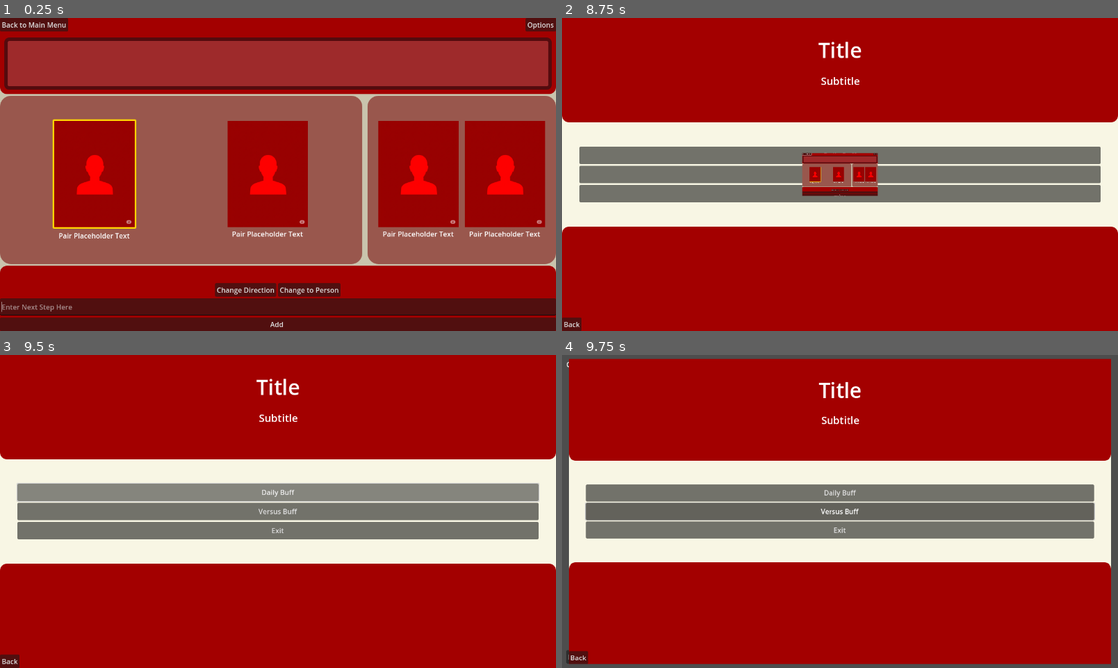
Above: before the commit, frames 1-4 (two rows, left to right).
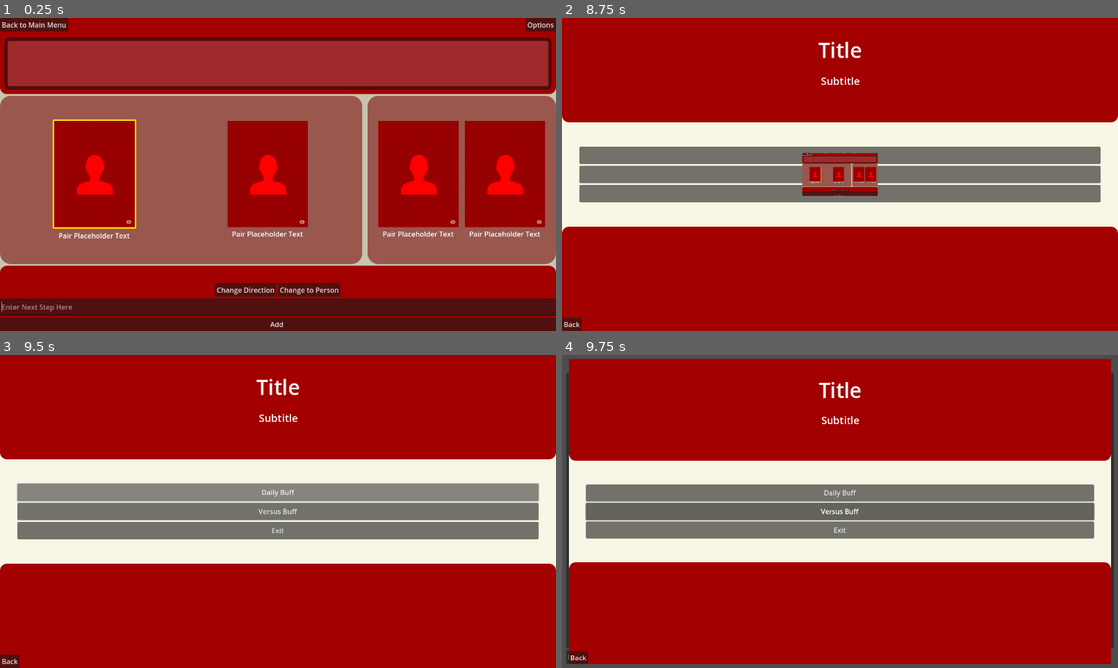
Above: after the commit, the same moments.

Repository: PlanetAriumGameStudio/movie-bluff-gameapp
Game: Godot game, scene res://scenes/game_scenes/daily_buff.tscn
Same seed, same stepped clock (60 frames per second), same inputs: the game is played once before the commit and once after it. This scene is started directly instead of the project's main scene.
Inputs (mouse positions are in pixels of both pictures, inside the frame that each line leads up to):
- Up to frame 1 (0.25 s): no input
- Up to frame 2 (8.75 s): click (840, 305) at 0.52 s; type "12" at 0.6 s; click "Change Direction" at 1.25 s; click "Change to Person" at 2 s; click "Add" at 2.75 s; click "Change Direction" at 3.5 s; click "Change to Person" at 4.25 s; click "Add" at 5 s; click "Change Direction" at 5.75 s; click "Change to Person" at 6.5 s; click "Add" at 7.25 s; click "Back to Main Menu" at 8 s
- Up to frame 3 (9.5 s): click "Daily Buff" at 8.75 s
- Up to frame 4 (9.75 s): click "Versus Buff" at 9.5 s

Frames 1-3 are identical in both runs. In frame 4, 0.9% of the frame differs, in the area x 0-100%, y 2-94%.
Error before the commit: Invalid access of index '0' on a base object of type: 'Array[Pairing]'. (res://scripts/game_scenes/daily_path.gd:59)
Error after the commit: Invalid access of index '0' on a base object of type: 'Array[Pairing]'. (res://scripts/game_scenes/daily_path.gd:57)

Commit message:
feat: add game lists for competitive play, hook up to placeholder for actual games

Diff:
--- a/scenes/game_scenes/bluff_client.tscn
+++ /dev/null
@@ -1,59 +0,0 @@
-[gd_scene load_steps=2 format=3 uid="uid://b5y6fyx7377tx"]
-
-[sub_resource type="GDScript" id="GDScript_me8vo"]
-script/source = "extends Node
-
-static var instance: BluffClient
-
-var http_request:HTTPRequest
-
-const SERVER_BASE_URL = \"http://127.0.0.1:8080\"
-
-func _ready():
-	# This ensures we have a single, globally accessible instance.
-	if instance != null:
-		queue_free() # The singleton is already instanced, so destroy this new one.
-		return
-	instance = self
-
-	# Create and add the HTTPRequest node as a child.
-	# This ensures it's part of the scene tree and can process requests,
-	# resolving the \"Node not found\" error for our AutoLoad singleton.
-	http_request = HTTPRequest.new()
-	add_child(http_request)
-
-	# Connect to the login signals from our LoginManager singleton to fetch config on login.
-	LoginManager.login_succeeded.connect(fetch_config)
-	LoginManager.google_login_succeeded.connect(fetch_config)
-
-# This function will be our new way to make all authenticated API calls.
-func make_request(endpoint: String, method: int = HTTPClient.METHOD_GET, body: String = \"\"):
-	if not LoginManager.is_logged_in():
-		printerr(\"BluffClient: Cannot make request, user is not logged in.\")
-		return
-
-	# Get the standard \"Authorization: Bearer <token>\" header from our login manager.
-	var headers = LoginManager.get_auth_header()
-	headers.append(\"X-API-Key: %s\" % Globals.API_SECRET_KEY)
-	# Add Content-Type for requests that have a body.
-	if method == HTTPClient.METHOD_POST or method == HTTPClient.METHOD_PUT:
-		headers.append(\"Content-Type: application/json\")
-
-	var url = SERVER_BASE_URL + endpoint
-	# The HTTPRequest node must be connected to a callback to handle the response.
-	# We will do this in the functions that call `make_request`.
-	http_request.request(url, headers, method, body)
-
-func fetch_config(_token = \"\"): # The token from the signal isn't needed here, but we accept it.
-	http_request.request_completed.connect(_on_config_received, CONNECT_ONE_SHOT)
-	make_request(\"/api/config\") # IMPORTANT: Change this to your actual config endpoint!
-
-func _on_config_received(result, response_code, headers, body):
-	var json = JSON.parse_string(body.get_string_from_utf8())
-	Globals.set_movie_poster_sizes(json[\"images\"][\"poster_sizes\"])
-	Globals.set_person_profile_sizes(json[\"images\"][\"profile_sizes\"])
-	Globals.set_image_base_url(json[\"images\"][\"base_url\"])
-"
-
-[node name="BluffClient" type="Node"]
-script = SubResource("GDScript_me8vo")
--- a/scenes/game_scenes/competitive_bluff.tscn
+++ b/scenes/game_scenes/competitive_bluff.tscn
@@ -1,6 +1,8 @@
 [gd_scene load_steps=2 format=3 uid="uid://dy15byoe1kkoh"]
 
-[ext_resource type="Script" path="res://scripts/game_scenes/competitive_bluff.gd" id="1_0o6kb"]
+[ext_resource type="Script" uid="uid://bn41qgiysoxa3" path="res://scripts/game_scenes/competitive_bluff.gd" id="1_0o6kb"]
 
-[node name="CompetitiveBluff" type="Node2D"]
+[node name="CompetitiveBluff" type="Control"]
+layout_mode = 3
+anchors_preset = 0
 script = ExtResource("1_0o6kb")
--- a/scenes/game_scenes/competitive_game_list.tscn
+++ b/scenes/game_scenes/competitive_game_list.tscn
@@ -26,18 +26,33 @@
 [node name="MainVBox" type="VBoxContainer" parent="MarginContainer"]
 layout_mode = 2
 
-[node name="Header" type="HBoxContainer" parent="MarginContainer/MainVBox"]
+[node name="TabContainer" type="TabContainer" parent="MarginContainer/MainVBox"]
 layout_mode = 2
+size_flags_vertical = 3
+current_tab = 0
 
-[node name="TitleLabel" type="Label" parent="MarginContainer/MainVBox/Header"]
+[node name="Active" type="VBoxContainer" parent="MarginContainer/MainVBox/TabContainer"]
 layout_mode = 2
-text = "Competitive Games"
+metadata/_tab_index = 0
 
-[node name="GameListScrollContainer" type="ScrollContainer" parent="MarginContainer/MainVBox"]
+[node name="ActiveGameListScrollContainer" type="ScrollContainer" parent="MarginContainer/MainVBox/TabContainer/Active"]
 layout_mode = 2
 size_flags_vertical = 3
 
-[node name="GameListVBox" type="VBoxContainer" parent="MarginContainer/MainVBox/GameListScrollContainer"]
+[node name="ActiveGamesList" type="VBoxContainer" parent="MarginContainer/MainVBox/TabContainer/Active/ActiveGameListScrollContainer"]
+unique_name_in_owner = true
+layout_mode = 2
+
+[node name="Completed" type="VBoxContainer" parent="MarginContainer/MainVBox/TabContainer"]
+visible = false
+layout_mode = 2
+metadata/_tab_index = 1
+
+[node name="CompletedGameListScrollContainer" type="ScrollContainer" parent="MarginContainer/MainVBox/TabContainer/Completed"]
+layout_mode = 2
+size_flags_vertical = 3
+
+[node name="CompletedGamesList" type="VBoxContainer" parent="MarginContainer/MainVBox/TabContainer/Completed/CompletedGameListScrollContainer"]
 unique_name_in_owner = true
 layout_mode = 2
 
@@ -51,3 +66,6 @@
 [node name="NewGameButton" type="Button" parent="MarginContainer/MainVBox/Footer"]
 layout_mode = 2
 text = "New Game"
+
+[connection signal="pressed" from="MarginContainer/MainVBox/Footer/BackButton" to="." method="_on_back_button_pressed"]
+[connection signal="pressed" from="MarginContainer/MainVBox/Footer/NewGameButton" to="." method="_on_new_game_button_pressed"]
--- a/scripts/game_scenes/competitive_game_list.gd
+++ b/scripts/game_scenes/competitive_game_list.gd
@@ -1,63 +1,83 @@
 extends Control
 
-# This script will manage the list of ongoing competitive games for the player.
+# This script will manage the list of ongoing and completed competitive games.
 
 const GameListEntry = preload("res://scenes/game_scenes/game_list_entry.tscn")
-@onready var game_list_vbox = %GameListVBox
+
+@onready var active_games_list = %ActiveGamesList
+@onready var completed_games_list = %CompletedGamesList
 
 func _ready() -> void:
 	print("Competitive Game List Ready")
 	# Connect to API signals
-	ApiClient.competitive_game_list_received.connect(_on_api_game_list_received)
+	ApiClient.active_game_list_received.connect(_on_active_game_list_received)
+	ApiClient.completed_game_list_received.connect(_on_completed_game_list_received)
+	ApiClient.competitive_new_game_created.connect(_on_new_game_created)
 	ApiClient.request_failed.connect(_on_api_request_failed)
 
-	# Fetch the list of games when the scene loads
-	_fetch_game_list()
+	# Fetch the lists of games when the scene loads
+	_fetch_game_lists()
 
-func _fetch_game_list() -> void:
-	print("Fetching competitive game list...")
-	# Clear any existing entries while we wait for the new list
-	for child in game_list_vbox.get_children():
-		child.queue_free()
-
+func _fetch_game_lists() -> void:
 	# TODO: Show a loading indicator
-
-	ApiClient.fetch_competitive_game_list()
+	ApiClient.fetch_active_game_list()
+	ApiClient.fetch_completed_game_list()
 
 # --- API Signal Handlers ---
 
-func _on_api_game_list_received(games: Array) -> void:
-	print("Received game list: ", games)
+func _on_active_game_list_received(games: Array) -> void:
+	print("Received active game list: ", games)
 	# TODO: Hide loading indicator
+	_populate_game_list(active_games_list, games, true)
 
-	# Clear the list again just in case
-	for child in game_list_vbox.get_children():
+func _on_completed_game_list_received(games: Array) -> void:
+	print("Received completed game list: ", games)
+	# TODO: Hide loading indicator
+	_populate_game_list(completed_games_list, games, false)
+
+func _on_new_game_created(game_id: int) -> void:
+	print("New game created with ID: ", game_id)
+	# TODO: Hide loading indicator
+	_on_game_selected(game_id)
+
+func _on_api_request_failed(message: String) -> void:
+	print("API Error: ", message)
+	# TODO: Hide loading indicator
+	# TODO: Show a user-facing error message
+
+# --- UI Population ---
+
+func _populate_game_list(list_node: VBoxContainer, games: Array, is_active_list: bool) -> void:
+	# Clear any existing entries
+	for child in list_node.get_children():
 		child.queue_free()
 
 	# Populate the list with the games from the server
 	for game_data in games:
 		var entry = GameListEntry.instantiate()
 
-		# NOTE: This path depends on the structure of your game_list_entry.tscn
-		# You will likely need to adjust the keys ("opponent_name", "turn_status") to match your actual API response.
-		entry.get_node("MarginContainer/HBoxContainer/GameInfoVBox/OpponentLabel").text = "vs. " + game_data.get("opponent_name", "Unknown Player")
-		entry.get_node("MarginContainer/HBoxContainer/GameInfoVBox/TurnStatusLabel").text = game_data.get("turn_status", "Unknown Status")
+		var opponent_name = game_data.get("opponentUsername", "Unknown Player")
+		entry.get_node("MarginContainer/HBoxContainer/GameInfoVBox/OpponentLabel").text = "vs. " + opponent_name
 
-		# Connect the button to a function, passing the game_id
-		var options_button = entry.get_node("MarginContainer/HBoxContainer/OptionsButton")
-		options_button.pressed.connect(_on_game_selected.bind(game_data.get("id", "")))
+		var turn_status_label = entry.get_node("MarginContainer/HBoxContainer/GameInfoVBox/TurnStatusLabel")
+		if is_active_list:
+			var is_your_turn = game_data.get("isYourTurn", false)
+			turn_status_label.text = "Your Turn" if is_your_turn else "Opponent's Turn"
+		else:
+			# You might want to show the winner or final score here
+			turn_status_label.text = "Game Over"
 
-		game_list_vbox.add_child(entry)
+		var game_id = game_data.get("gameId", -1)
+		if game_id != -1:
+			var options_button = entry.get_node("MarginContainer/HBoxContainer/OptionsButton")
+			options_button.pressed.connect(_on_game_selected.bind(game_id))
 
-func _on_api_request_failed(message: String) -> void:
-	print("API Error: ", message)
-	# TODO: Hide loading indicator
-	# TODO: Show a user-facing error message (e.g., a popup or a label)
+		list_node.add_child(entry)
 
 # --- UI Event Handlers ---
 
-func _on_game_selected(game_id: String) -> void:
-	if game_id.is_empty():
+func _on_game_selected(game_id: int) -> void:
+	if game_id == -1:
 		print("Error: Invalid game ID for selection.")
 		return
 
@@ -68,10 +88,8 @@
 
 func _on_new_game_button_pressed() -> void:
 	print("Starting new game...")
-	# This now calls our unified API client
+	# TODO: Show a loading indicator
 	ApiClient.create_new_competitive_game()
-	# We should probably show a loading indicator here and wait for the
-	# competitive_new_game_created signal before transitioning.
 
 func _on_back_button_pressed() -> void:
 	TransitionManager.change_scene("res://scenes/menus/main_menu/main_menu.tscn", 1)
--- a/scripts/game_scenes/daily_path.gd
+++ b/scripts/game_scenes/daily_path.gd
@@ -48,8 +48,6 @@
 		var packed_node = path_node.pack()
 		full_path_json.append(packed_node)
 
-	print("FullPathComplete")
-	print(full_path_json)
 	return full_path_json
 
 # Check after each submission to see if win condition met
--- a/scripts/global_scripts/api_client.gd
+++ b/scripts/global_scripts/api_client.gd
@@ -13,16 +13,18 @@
 signal daily_submission_succeeded(results_data: Dictionary)
 signal movie_credits_received(credits: Array, original_pair: Pairing)
 signal person_credits_received(credits: Array, original_pair: Pairing)
-signal competitive_game_list_received(games: Array)
+signal active_game_list_received(games: Array)
+signal completed_game_list_received(games: Array)
 signal competitive_game_state_received(game_state: Dictionary)
-signal competitive_new_game_created(game_state: Dictionary)
+signal competitive_new_game_created(game_id: int)
 signal request_failed(message: String)
 
 # --- Constants ---
 const SERVER_BASE_URL = "http://127.0.0.1:8080" # Change to your production URL
 
 # --- Private Variables ---
-var _http_request: HTTPRequest
+# Note: We don't keep a persistent HTTPRequest node anymore.
+# Instead, a new one is created for each request to allow for concurrent requests.
 
 # --- Godot Engine Methods ---
 func _ready() -> void:
@@ -30,9 +32,6 @@
 		queue_free()
 		return
 	instance = self
-
-	_http_request = HTTPRequest.new()
-	add_child(_http_request)
 
 	LoginManager.login_succeeded.connect(fetch_config)
 	LoginManager.google_login_succeeded.connect(fetch_config)
@@ -60,11 +59,14 @@
 	var bound_callback = _on_person_credits_response.bind(pair)
 	_make_request("/api/person/%d/credits" % person_id, bound_callback)
 
-func fetch_competitive_game_list() -> void:
-	_make_request("/api/competitive/games", _on_competitive_game_list_response)
+func fetch_active_game_list() -> void:
+	_make_request("/api/pvp/games/active", _on_active_game_list_response)
+
+func fetch_completed_game_list() -> void:
+	_make_request("/api/pvp/games/completed", _on_completed_game_list_response)
 
 func create_new_competitive_game() -> void:
-	_make_request("/api/competitive/games/new", _on_competitive_new_game_response, HTTPClient.METHOD_POST)
+	_make_request("/api/pvp/random", _on_competitive_new_game_response, HTTPClient.METHOD_POST)
 
 func fetch_competitive_game_state(game_id: String) -> void:
 	_make_request("/api/competitive/games/%s" % game_id, _on_competitive_game_state_response)
@@ -77,18 +79,28 @@
 		emit_signal("request_failed", "Not logged in")
 		return
 
+	var http_request = HTTPRequest.new()
+	add_child(http_request)
+
+	# Connect the callback and make sure the node cleans itself up when done
+	var final_callback = func(result, response_code, headers, response_body):
+		callback.call(result, response_code, headers, response_body)
+		http_request.queue_free()
+
+	http_request.request_completed.connect(final_callback)
+
 	var headers = LoginManager.get_auth_header()
 	headers.append("X-API-Key: %s" % Globals.API_SECRET_KEY)
 	if method in [HTTPClient.METHOD_POST, HTTPClient.METHOD_PUT]:
 		headers.append("Content-Type: application/json")
 
 	var url = SERVER_BASE_URL + endpoint
-	_http_request.request_completed.connect(callback, CONNECT_ONE_SHOT)
-	var error = _http_request.request(url, headers, method, body)
+	var error = http_request.request(url, headers, method, body)
 
 	if error != OK:
 		printerr("HTTPRequest failed immediately with error: ", error)
 		emit_signal("request_failed", "Initial request error.")
+		http_request.queue_free() # Clean up on immediate failure
 
 func _parse_response(result: int, response_code: int, body: PackedByteArray, request_name: String) -> Variant:
 	if result != HTTPRequest.RESULT_SUCCESS:
@@ -144,15 +156,24 @@
 	if data == null: return
 	emit_signal("person_credits_received", data["cast"], pair)
 
-func _on_competitive_game_list_response(result, response_code, _headers, body):
-	var data = _parse_response(result, response_code, body, "Competitive Game List")
+func _on_active_game_list_response(result, response_code, _headers, body):
+	var data = _parse_response(result, response_code, body, "Active Game List")
 	if data == null: return
-	emit_signal("competitive_game_list_received", data.get("games", []))
+	emit_signal("active_game_list_received", data)
+
+func _on_completed_game_list_response(result, response_code, _headers, body):
+	var data = _parse_response(result, response_code, body, "Completed Game List")
+	if data == null: return
+	emit_signal("completed_game_list_received", data)
 
 func _on_competitive_new_game_response(result, response_code, _headers, body):
 	var data = _parse_response(result, response_code, body, "New Competitive Game")
 	if data == null: return
-	emit_signal("competitive_new_game_created", data)
+	var game_id = data.get("gameId", -1)
+	if game_id == -1:
+		emit_signal("request_failed", "New game created but no gameId was returned.")
+		return
+	emit_signal("competitive_new_game_created", game_id)
 
 func _on_competitive_game_state_response(result, response_code, _headers, body):
 	var data = _parse_response(result, response_code, body, "Competitive Game State")
Not shown, added: scripts/game_scenes/competitive_bluff.gd.uid
